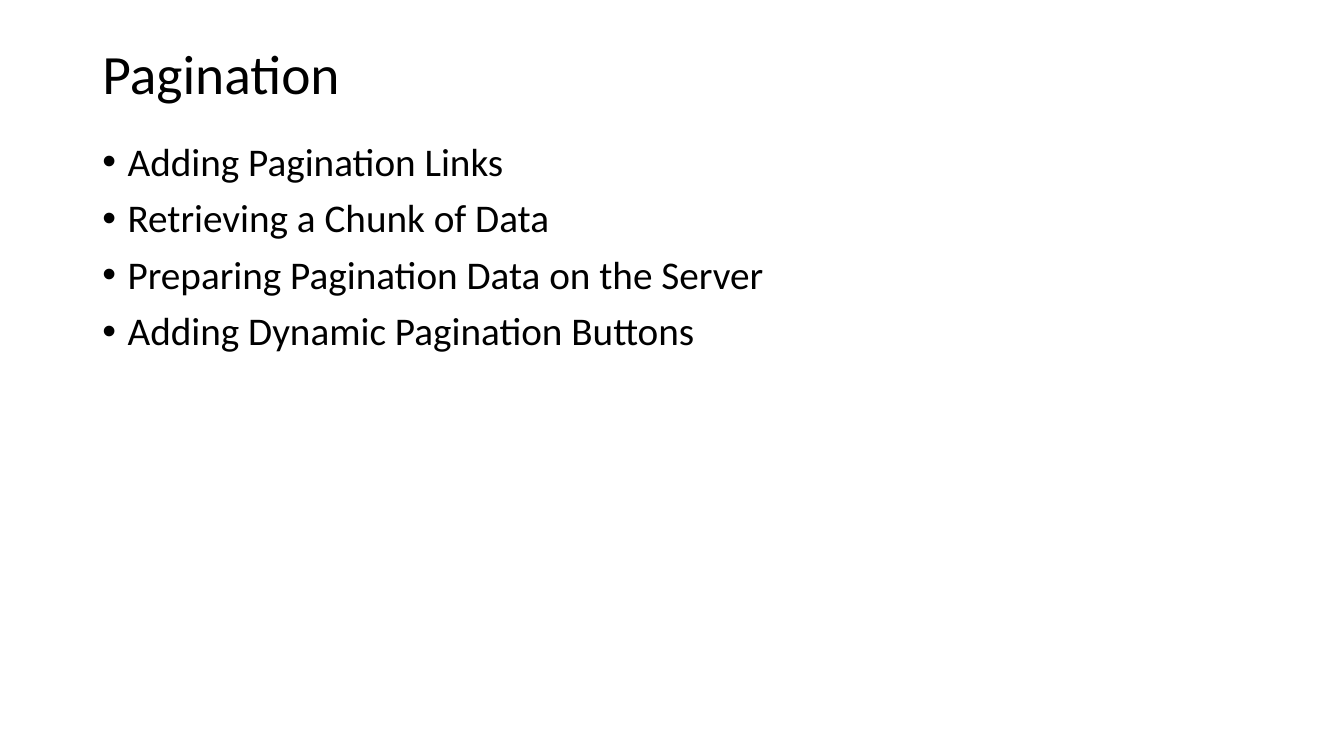
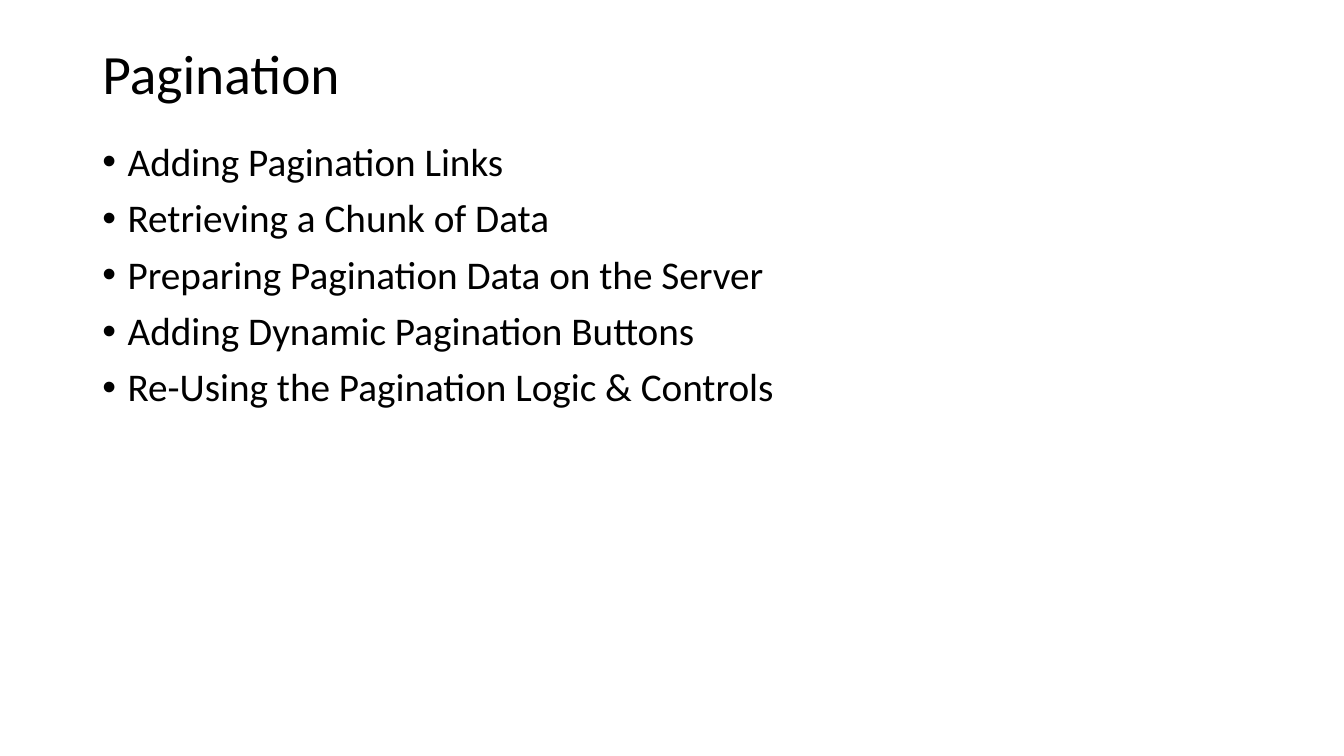
Before and after one commit to PiyushChaturvedii/Batch04, a slide deck: slide 49 of Database.pptx. Drawn at 1344x756 pixels with LibreOffice and Linux fonts; fonts in the diff are those of the drawing. Boxes give left, top, right and bottom in pixels: in the first picture for what was removed or moved away, otherwise in the second. Text is boxed around its words. In the diff, an @@ line names an element or a change of style, - is before the commit and + after.

Commit message:
pageination

```diff
--- a/Database.pptx
+++ b/Database.pptx
@@ text at [128,373,774,408]: paragraph added @@
+• Re-Using the Pagination Logic & Controls
```
